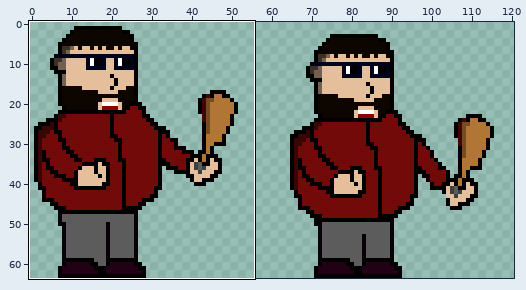
File history of a sprite sheet, img/davidBase.png. Above, an overview of the earlier version with the close-up marked.
Close-up. Earlier state:
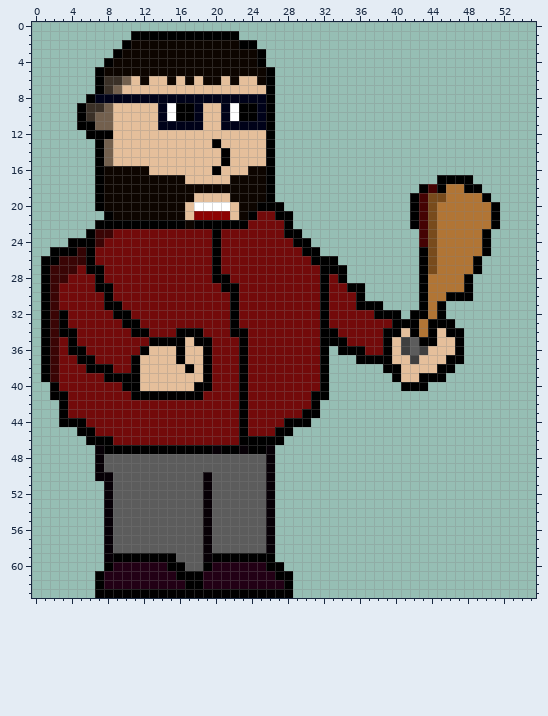
The file is 128x64 pixels. Colours within 5 levels of each other are drawn and written as one. Shown: x 0..55, y 0..63. The wide view leaves out empty margins. The commit also changed other parts of the picture, which this record leaves out.
Once edited:
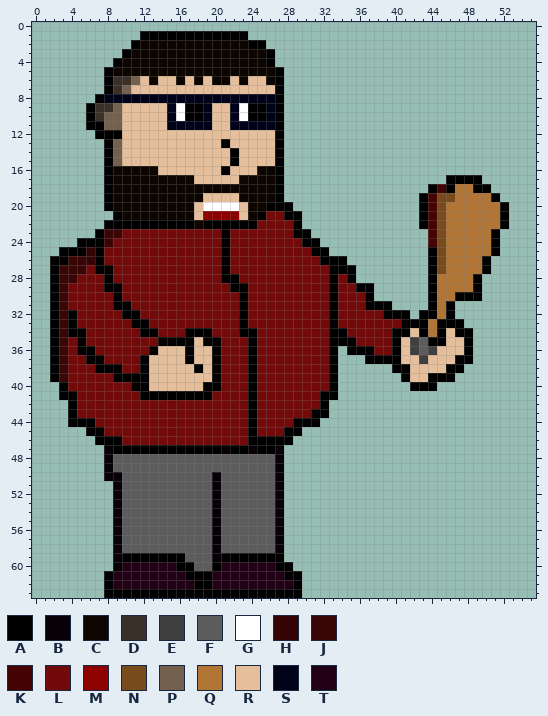
Palette (. is transparent): A #000000  B #070006  C #0d0500  D #3a3027  E #3f3f3f  F #5c5c5c  G #ffffff  H #340404  J #3a0505  K #450303  L #730a0a  M #8d0101  N #784b1c  P #73604e  Q #b17535  R #e5bf9b  S #000219  T #220015
Change:
y 1: x 11 A -> .; x 23 . -> A
y 2: x 10..11 AC -> .A; x 23 A -> C; x 25 . -> A
y 3: x 9..10 AC -> .A; x 25..26 A. -> CA
y 4: x 8..9 AC -> .A; x 25..26 A. -> CA
y 5: x 7..8 AC -> .A; x 26..27 A. -> CA
y 6: x 7..8 AD -> .A; x 10..13 PRCR -> DPRC; x 15..19 CRCRC -> RCRCR; x 21..23 RCR -> CRC; x 25..27 CA. -> RCA
y 7: x 7..10 ADPR -> .ADP; x 26..27 A. -> RA
y 8: x 6..7 AS -> .A; x 26..27 A. -> SA
y 9: x 5..6 AD -> .A; x 8..9 PR -> DP; x 14..16 SGA -> RSG; x 18..19 SR -> AS; x 21..23 SGA -> RSG; x 25..27 SA. -> ASA
y 10: x 5..7 ADP -> .AD; x 9 R -> P; x 14..16 SGA -> RSG; x 18..19 SR -> AS; x 21..23 SGA -> RSG; x 25..27 SA. -> ASA
y 11: x 5 A -> .; x 7 P -> A; x 9 R -> P; x 14 S -> R; x 19 R -> S; x 21 S -> R; x 26..27 A. -> SA
y 12: x 6 A -> .; x 9 R -> A; x 26..27 A. -> RA
y 13: x 7..9 APR -> .AP; x 20..21 AR -> RA; x 26..27 A. -> RA
y 14..15: x 7..9 APR -> .AP; x 21..22 AR -> RA; x 26..27 A. -> RA
y 16: x 7..8 AC -> .A; x 13 R -> C; x 20..21 AR -> RA; x 24 C -> R; x 26..27 A. -> CA
y 17: x 7..8 AC -> .A; x 17 R -> C; x 22 C -> R; x 26..27 A. -> CA; x 45 A -> .; x 49 . -> A
y 18: x 7..8 AC -> .A; x 26..27 A. -> CA; x 43..46 AKAQ -> .AKA; x 48 A -> Q; x 50 . -> A
y 19: x 7..8 AC -> .A; x 18 R -> C; x 22 C -> R; x 26..27 A. -> CA; x 42..44 AKN -> .AK; x 46 Q -> N; x 50..51 A. -> QA
y 20: x 7..8 AC -> .A; x 17..18 RG -> CR; x 22..23 RC -> GR; x 25 A -> C; x 28 . -> A; x 42..45 AKNQ -> .AKN; x 51..52 A. -> QA
y 21: x 8..9 AC -> .A; x 17..18 RM -> CR; x 22..25 RCAL -> MRCA; x 27 A -> L; x 29 . -> A; x 42..45 AKNQ -> .AKN; x 51..52 A. -> QA
y 22: x 7 A -> .; x 17..18 CA -> AC; x 24 L -> A; x 28..29 A. -> LA; x 42..45 AKNQ -> .AKN; x 51..52 A. -> QA
y 23: x 6..7 AJ -> .A; x 9 L -> J; x 20..21 AL -> LA; x 28 A -> L; x 30 . -> A; x 43..45 KNQ -> .KN; x 50..51 A. -> QA
y 24: x 4 A -> .; x 7..8 JL -> AJ; x 20..21 AL -> LA; x 29 A -> L; x 31 . -> A; x 43..45 KNQ -> .KN; x 50..51 A. -> QA
y 25: x 2 A -> .; x 5..7 HAL -> AHA; x 20..21 AL -> LA; x 30 A -> L; x 32 . -> A; x 43..45 ANQ -> .AN; x 50..51 A. -> QA
y 26: x 1 A -> .; x 3 J -> A; x 5..7 HAL -> JHA; x 20..21 AL -> LA; x 31 A -> L; x 34 . -> A; x 43..45 ANQ -> .AN; x 49..50 A. -> QA
y 27: x 1..2 AJ -> .A; x 5..6 LA -> JL; x 8 L -> A; x 20..21 AL -> LA; x 32 A -> L; x 35 . -> A; x 43..45 ANQ -> .AN; x 49..50 A. -> QA
y 28: x 1..2 AJ -> .A; x 4 L -> J; x 7..8 AL -> LA; x 20 A -> L; x 22 L -> A; x 32..35 ALA. -> LALA; x 43..44 AQ -> .A; x 48..49 A. -> QA
y 29: x 1..3 AJL -> .AJ; x 7 A -> L; x 9 L -> A; x 21 A -> L; x 23 L -> A; x 32..33 AL -> LA; x 35 A -> L; x 37 . -> A; x 43..44 AQ -> .A; x 48..49 A. -> QA
y 30: x 1..3 AJL -> .AJ; x 8..9 AL -> LA; x 22..23 AL -> LA; x 32..33 AL -> LA; x 36..37 A. -> LA; x 43..44 AQ -> .A; x 46 A -> Q; x 49 . -> A
y 31: x 1..3 AJL -> .AJ; x 8 A -> L; x 10 L -> A; x 22..23 AL -> LA; x 32..33 AL -> LA; x 36 A -> L; x 39 . -> A; x 43..46 AQA. -> .AQA
y 32: x 1..4 AJAL -> .AJA; x 9 A -> L; x 11 L -> A; x 22..23 AL -> LA; x 32..33 AL -> LA; x 38 A -> L; x 41..42 .A -> A.; x 44..46 QA. -> AQA
y 33: x 1..4 AJAL -> .AJA; x 10 A -> L; x 12 L -> A; x 22..23 AL -> LA; x 32..33 AL -> LA; x 40 A -> L; x 43..44 QA -> AQ; x 47 . -> A
y 34: x 1..3 AJA -> .AJ; x 5 L -> A; x 11 A -> L; x 13 L -> A; x 16 A -> L; x 19 L -> A; x 22 A -> L; x 24 L -> A; x 32 A -> L; x 34 L -> A; x 39 A -> L; x 41..46 RAQARA -> ARAQAR; x 48 . -> A
y 35: x 1..5 AJLAL -> .AJLA; x 13 A -> L; x 17..18 RA -> AR; x 20 L -> A; x 23..24 AL -> LA; x 32 A -> L; x 35 L -> A; x 39..43 AREFA -> LAREF; x 45 R -> A; x 47..48 A. -> RA
y 36: x 1..4 AJLA -> .AJL; x 6 L -> A; x 12..13 AR -> LA; x 16..17 AR -> RA; x 19..20 AL -> RA; x 23..24 AL -> LA; x 32..34 A.A -> LA.; x 37 L -> A; x 39..44 AREFER -> LAREFE; x 47..48 A. -> RA
y 37: x 1..3 AJL -> .AJ; x 5 A -> L; x 7 L -> A; x 11..12 AR -> LA; x 16..17 AR -> RA; x 19..20 AL -> RA; x 23..24 AL -> LA; x 32..33 A. -> LA; x 36 A -> .; x 40 R -> A; x 42..43 ER -> RE; x 46 A -> R; x 48 . -> A
y 38: x 1..3 AJL -> .AJ; x 6 A -> L; x 9 L -> A; x 11..12 AR -> LA; x 17..20 ARAL -> RARA; x 23..24 AL -> LA; x 32..33 A. -> LA; x 39 A -> .; x 41 R -> A; x 45 A -> R; x 47 . -> A
y 39: x 1..3 AJL -> .AJ; x 8 A -> L; x 12 R -> A; x 19..20 AL -> RA; x 23..24 AL -> LA; x 32..33 A. -> LA; x 40..41 AR -> .A; x 43 A -> R; x 46 . -> A
y 40: x 2..3 AL -> .A; x 10 A -> L; x 12 R -> A; x 18 A -> R; x 20 L -> A; x 23..24 AL -> LA; x 32..33 A. -> LA; x 41 A -> .; x 44 . -> A
y 41: x 2 A -> .; x 4 L -> A; x 11 A -> L; x 19 L -> A; x 23..24 AL -> LA; x 31 A -> L; x 33 . -> A
y 42: x 3..4 AL -> .A; x 23..24 AL -> LA; x 31..32 A. -> LA
y 43: x 3..4 AL -> .A; x 23..24 AL -> LA; x 30 A -> L; x 32 . -> A
y 44: x 3 A -> .; x 6 L -> A; x 23..24 AL -> LA; x 28 A -> L; x 31 . -> A
y 45: x 5 A -> .; x 7 L -> A; x 23..24 AL -> LA; x 27 A -> L; x 29 . -> A
y 46: x 6 A -> .; x 9 L -> A; x 23 A -> L; x 28 . -> A
y 47: x 7..8 BA -> .B; x 20..21 BA -> AB; x 23..24 BA -> AB; x 26..27 B. -> AB
y 48..49: x 7..8 BF -> .B; x 26..27 B. -> FB
y 50: x 7 B -> .; x 9 F -> B; x 19..20 BF -> FB; x 26..27 B. -> FB
y 51..58: x 8..9 BF -> .B; x 19..20 BF -> FB; x 26..27 B. -> FB
y 59: x 8..9 BA -> .B; x 16 F -> A; x 19..20 BA -> FB; x 27 . -> A
y 60: x 8..9 AT -> .A; x 15 A -> T; x 17 F -> A; x 19..20 AT -> FA; x 26 A -> T; x 28 . -> A
y 61: x 7..8 AT -> .A; x 16 A -> T; x 19 T -> A; x 27 A -> T; x 29 . -> A
y 62: x 7..8 AT -> .A; x 17 A -> T; x 19 T -> A; x 28..29 A. -> TA
y 63: x 7 A -> .; x 29 . -> A
Pixel boxes of the changes (left, top, right, bottom) in both close-ups:
changed: (41, 31, 509, 598)
